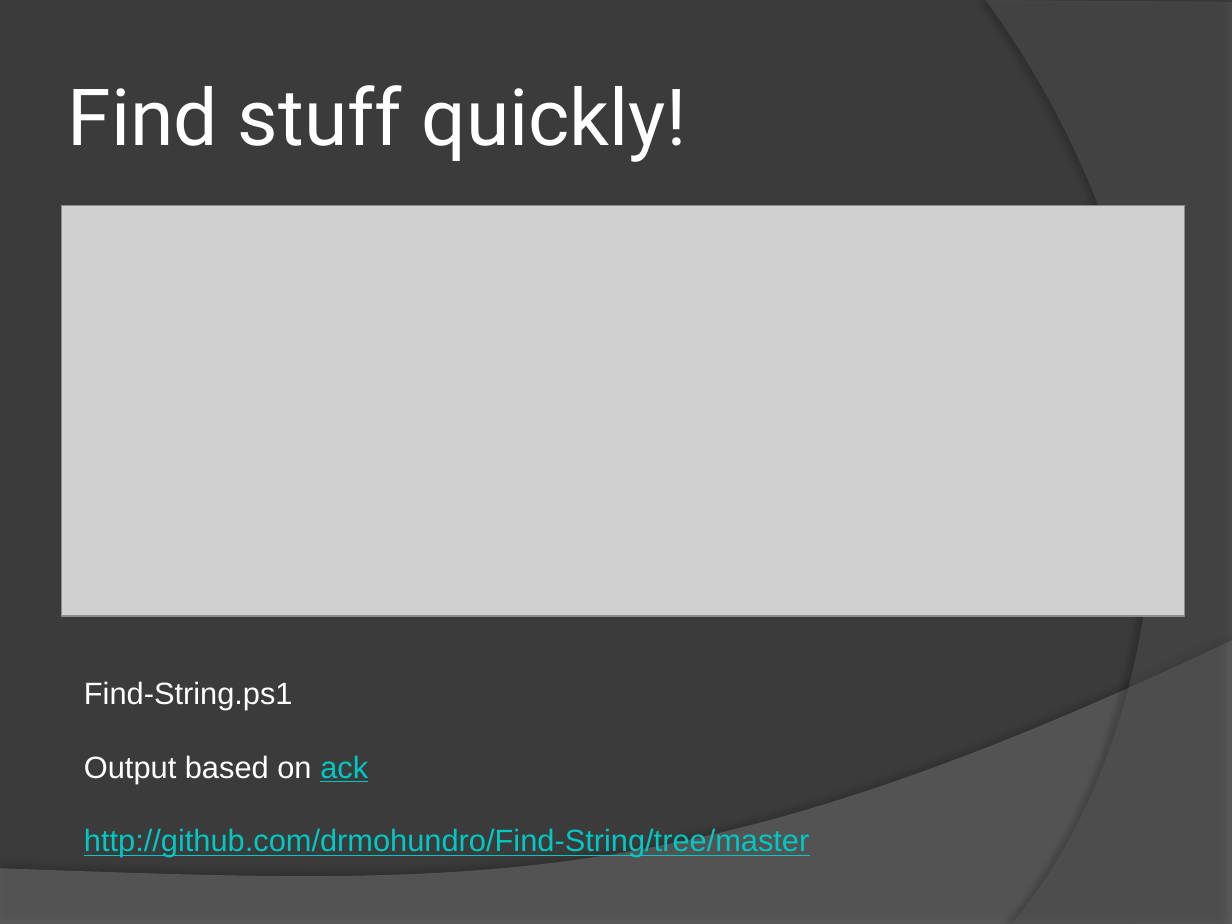
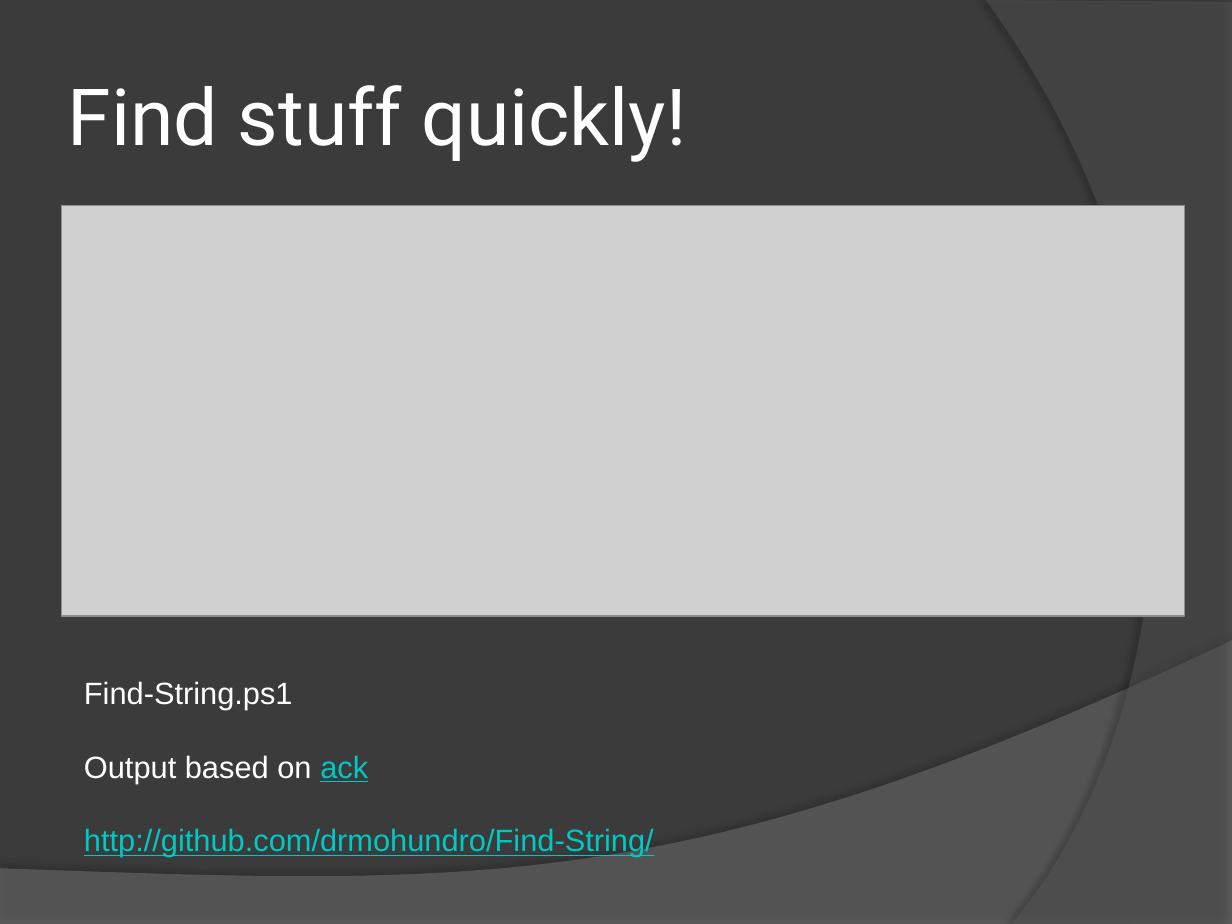
Before and after one commit to drmohundro/presentations, a slide deck: slide 29 of the-power-of-powershell/presentation.pptx (slide 28 before the commit). Drawn at 1232x924 pixels with LibreOffice and Linux fonts; fonts in the diff are those of the drawing; grey boxes stand for pictures; background and template pictures are left out. Boxes give left, top, right and bottom in pixels: in the first picture for what was removed or moved away, otherwise in the second. Text is boxed around its words. In the diff, an @@ line names an element or a change of style, - is before the commit and + after.

```diff
--- a/the-power-of-powershell/presentation.pptx
+++ b/the-power-of-powershell/presentation.pptx
@@ text at bbox=[84, 828, 654, 857]: text changed @@
-http://github.com/drmohundro/Find-String/tree/master
+http://github.com/drmohundro/Find-String/
```
Also in this commit, not shown: 7 other slides changed, 1 slide added.
